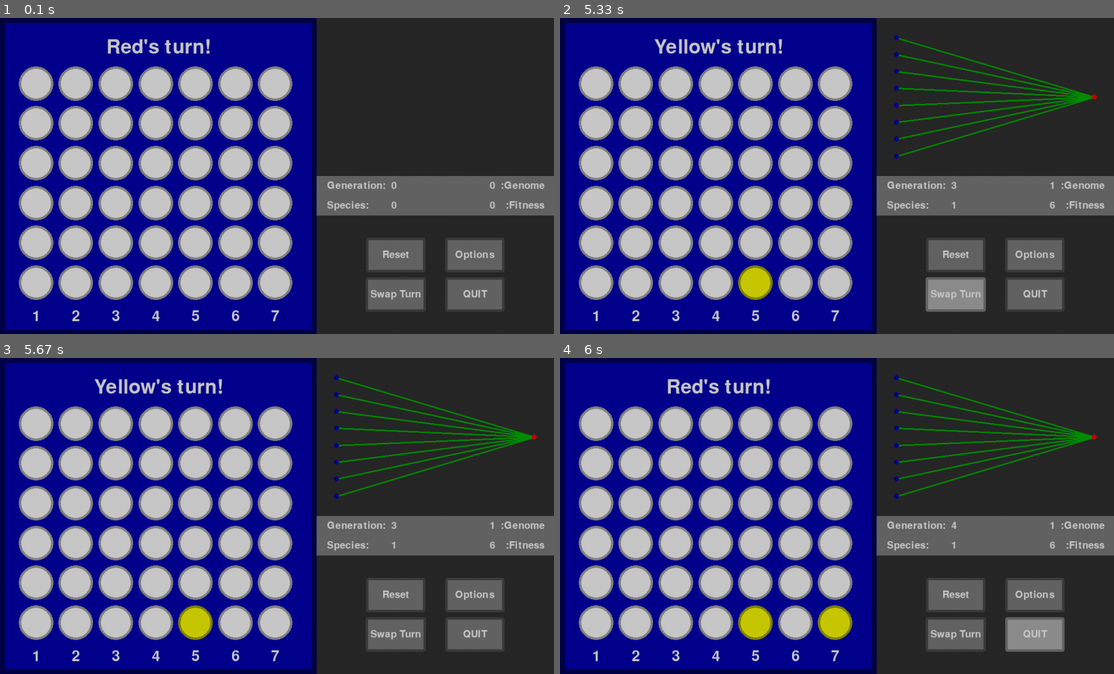
Above: before the commit, frames 1-4 (two rows, left to right).
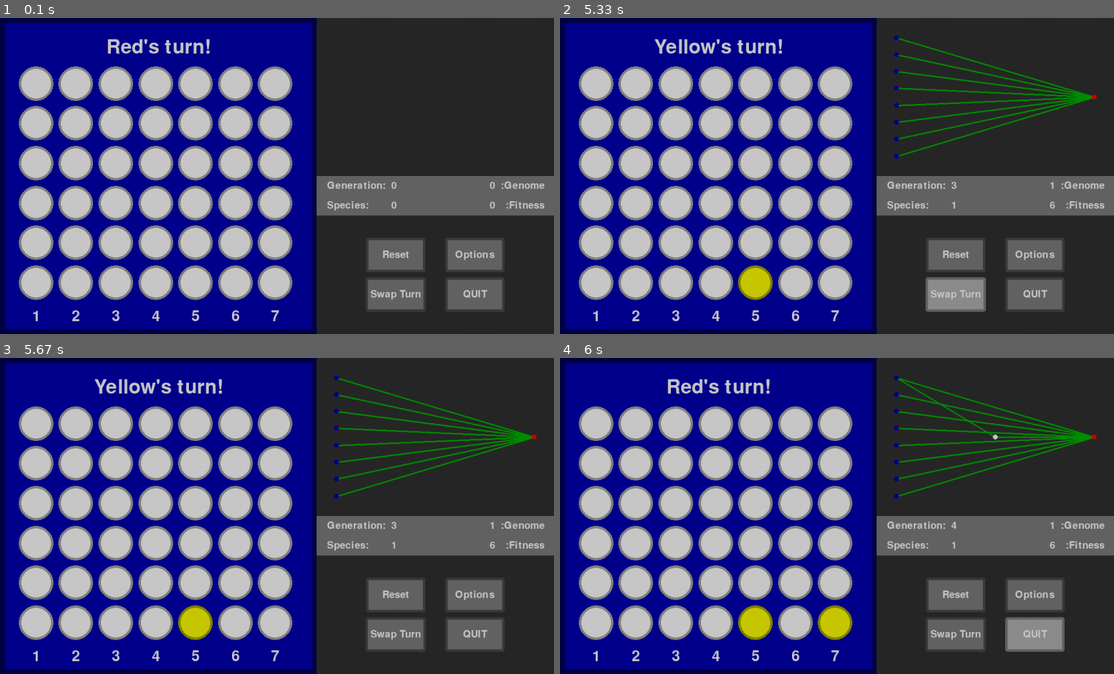
Above: after the commit, the same moments.

Repository: GreenMachine582/NEAT
Game: pygame game, started from main-silent.pyw
The game is run twice, just before and just after one commit, with the same random seed, the same clock (stepped at 60 frames per second) and the same inputs.
Inputs (mouse positions are in pixels of both pictures, inside the frame that each line leads up to):
- Up to frame 1 (0.1 s): no input
- Up to frame 2 (5.33 s): click (1036, 255) at 0.38 s; click (936, 46) at 0.72 s; click (859, 213) at 1.05 s; click (1008, 46) at 1.38 s; click (842, 78) at 1.72 s; click (1041, 283) at 2.05 s; click (886, 93) at 2.38 s; click (875, 169) at 2.72 s; click (776, 141) at 3.05 s; click (914, 217) at 3.38 s; click (781, 280) at 3.72 s; click (953, 255) at 4.05 s; click (698, 223) at 4.38 s; click (953, 296) at 5.28 s
- Up to frame 3 (5.67 s): click (382, 613) at 5.62 s
- Up to frame 4 (6 s): click (1041, 636) at 5.95 s

Frames 1-3 are identical in both runs. In frame 4, 0.2% of the frame differs, in the area x 61-94%, y 6-26%.

Commit message:
Removed changing a connection's activity in mutation.

Diff:
--- a/neat/genome.py
+++ b/neat/genome.py
@@ -9,8 +9,8 @@
 import mattslib as ml
 from mattslib.dict import getKeyByWeights
 
-__version__ = '1.4.5'
-__date__ = '14/04/2022'
+__version__ = '1.4.6'
+__date__ = '23/04/2022'
 
 
 class Genome(object):
@@ -76,9 +76,9 @@
 
         nodes = {node_key: [] for node_key in self.nodes}
 
-        for pos in self.connections:
-            if self.connections[pos].active:
-                nodes[pos[1]].append(pos[0])
+        active_connections = self.getActiveConnections()
+        for pos in active_connections:
+            nodes[pos[1]].append(pos[0])
 
         genome_nodes = self.getNodeByType(self.LAYER_TYPES[-2:])
         for node_out in genome_nodes[self.LAYER_TYPES[1]] + genome_nodes[self.LAYER_TYPES[2]]:
@@ -116,9 +116,7 @@
                 self.removeNode(node_key)
         elif 'connection' in mutation:
             pos = random.choice(list(self.connections))
-            if 'active' in mutation:
-                self.connections[pos].active = not self.connections[pos].active
-            elif 'weight' in mutation:
+            if 'weight' in mutation:
                 if 'set' in mutation:
                     self.connections[pos].weight = random_number
                 elif 'adjust' in mutation:
@@ -144,8 +142,7 @@
 
     def addConnection(self, pos: tuple, weight: int | float) -> bool:
         """
-        Activates an existing connection or adds a new connection between
-        given nodes.
+        Adds a new connection between the given nodes.
         :param pos: tuple[int, int]
         :param weight: int | float
         :return:
@@ -153,14 +150,6 @@
         """
         pos = self.checkPair(pos)
         if pos is None:
-            return False
-
-        # Activates the existing connection
-        if pos in self.connections:
-            self.connections[pos].active = True
-            return False
-        elif pos[::-1] in self.connections:
-            self.connections[pos[::-1]].active = True
             return False
 
         # Adds the new connection
